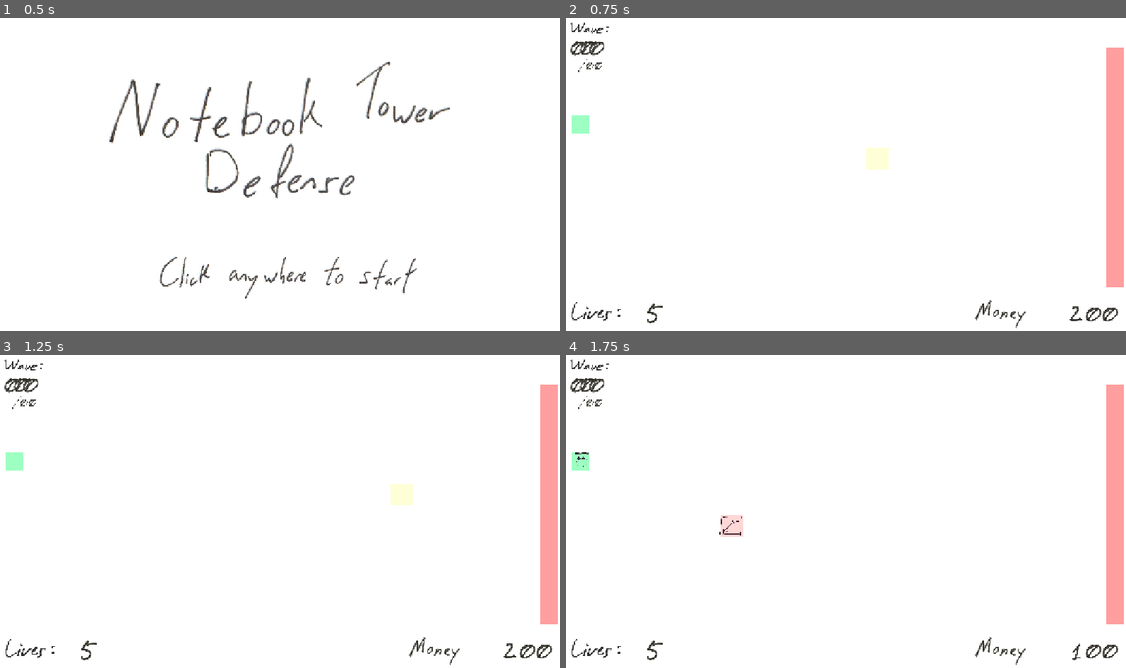
Above: before the commit, frames 1-4 (two rows, left to right).
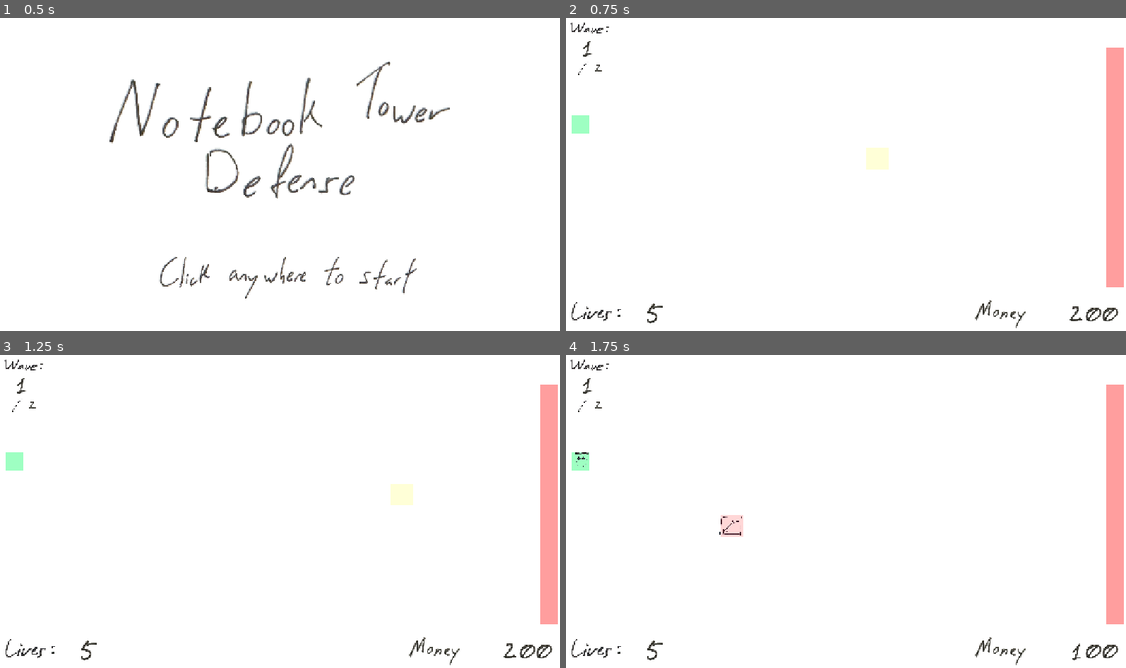
Above: after the commit, the same moments.

Repository: OzuYatamutsu/notebook-tower-defense
Game: Godot game, scene res://levels/StartScreen.tscn
The game is run twice, just before and just after one commit, with the same random seed, the same clock (stepped at 60 frames per second) and the same inputs.
Inputs (mouse positions are in pixels of both pictures, inside the frame that each line leads up to):
- Up to frame 1 (0.5 s): no input
- Up to frame 2 (0.75 s): move the mouse to (969, 155) at 0.52 s; click (969, 155) at 0.67 s
- Up to frame 3 (1.25 s): no input
- Up to frame 4 (1.75 s): move the mouse to (728, 524) at 1.27 s; click (728, 524) at 1.42 s

Frame 1 is identical in both runs. In frame 2, 0.2% of the frame differs, in the area x 0-7%, y 7-19%; in frame 3, 0.2%; in frame 4, 0.2%.

Commit message:
Waves meter logic complete

Diff:
--- a/components/WaveMeter.tscn
+++ b/components/WaveMeter.tscn
@@ -86,13 +86,15 @@
 [node name="digit1" type="AnimatedSprite2D" parent="two_digit"]
 position = Vector2(180, 390)
 sprite_frames = SubResource("SpriteFrames_f4f5w")
+frame = 10
 
 [node name="digit2" type="AnimatedSprite2D" parent="two_digit"]
 position = Vector2(320, 390)
 sprite_frames = SubResource("SpriteFrames_f4f5w")
+frame = 10
 
 [node name="of_total" type="Node2D" parent="."]
-position = Vector2(40, 210)
+position = Vector2(40, 230)
 scale = Vector2(0.5, 0.5)
 
 [node name="Slash" type="TextureRect" parent="of_total"]
--- a/components/wave_meter.gd
+++ b/components/wave_meter.gd
@@ -23,21 +23,22 @@
         value = 99
 
     if value < 10:
-        _set_value_one_digit(str(value))
+        _set_value_one_digit(value)
     else:
-        _set_value_two_digit(str(value))
+        _set_value_two_digit(value)
 
-func _set_value_one_digit(value: String) -> void:
+func _set_value_one_digit(value: int) -> void:
     one_digit_digit1.frame = value
 
-func _set_value_two_digit(value: String) -> void:
-    var length = value.length()
+func _set_value_two_digit(value: int) -> void:
+    var str_value = str(value)
+    var length = str_value.length()
 
     # Alignment
     var start_index = 2 - length
 
     for i in range(length):
-        var digit = int(value[i])
+        var digit = int(str_value[i])
         match start_index + i:
             0: two_digit_digit1.frame = digit
             1: two_digit_digit2.frame = digit
--- a/levels/level.gd
+++ b/levels/level.gd
@@ -22,6 +22,7 @@
     SPAWNER.spawn_mob.connect(_on_spawn_signal)
 
     WAVE_METER = get_tree().get_first_node_in_group(WAVE_METER_GROUP)
+    WAVE_METER.set_max_value(len(WAVE_CONTENTS))
 
     CURRENT_WAVE_TIMER = Timer.new()
     CURRENT_WAVE_TIMER.wait_time = WAVE_TIMER_SECS
@@ -37,6 +38,8 @@
     GameState._on_level_load()
 
 func start_wave() -> void:
+    CURRENT_WAVE_NUM += 1
+    WAVE_METER.set_value(CURRENT_WAVE_NUM)
     CURRENT_WAVE_TIMER.start()
     CURRENT_WAVE.start()
     SPAWNER.activate()
